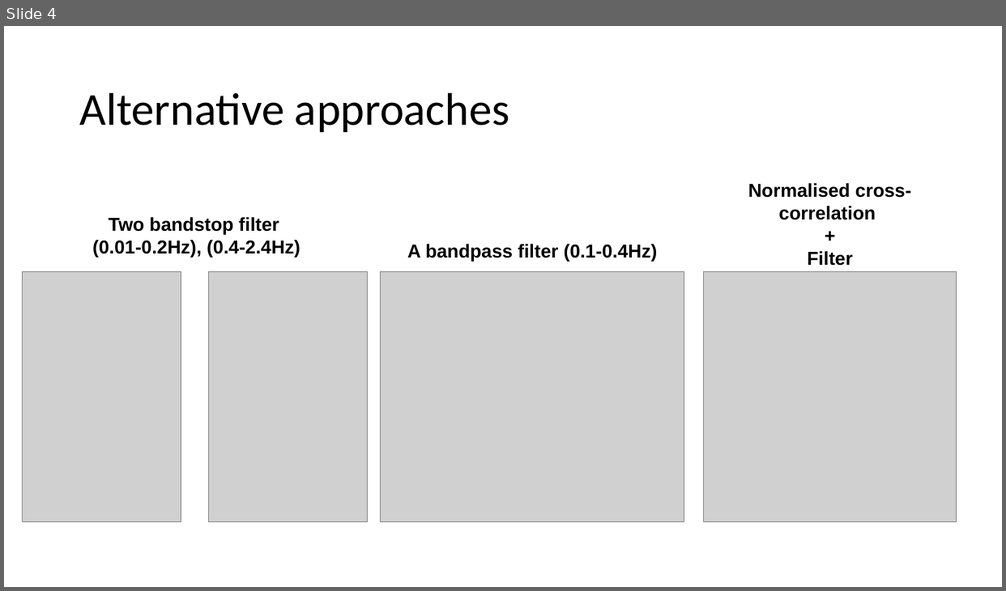
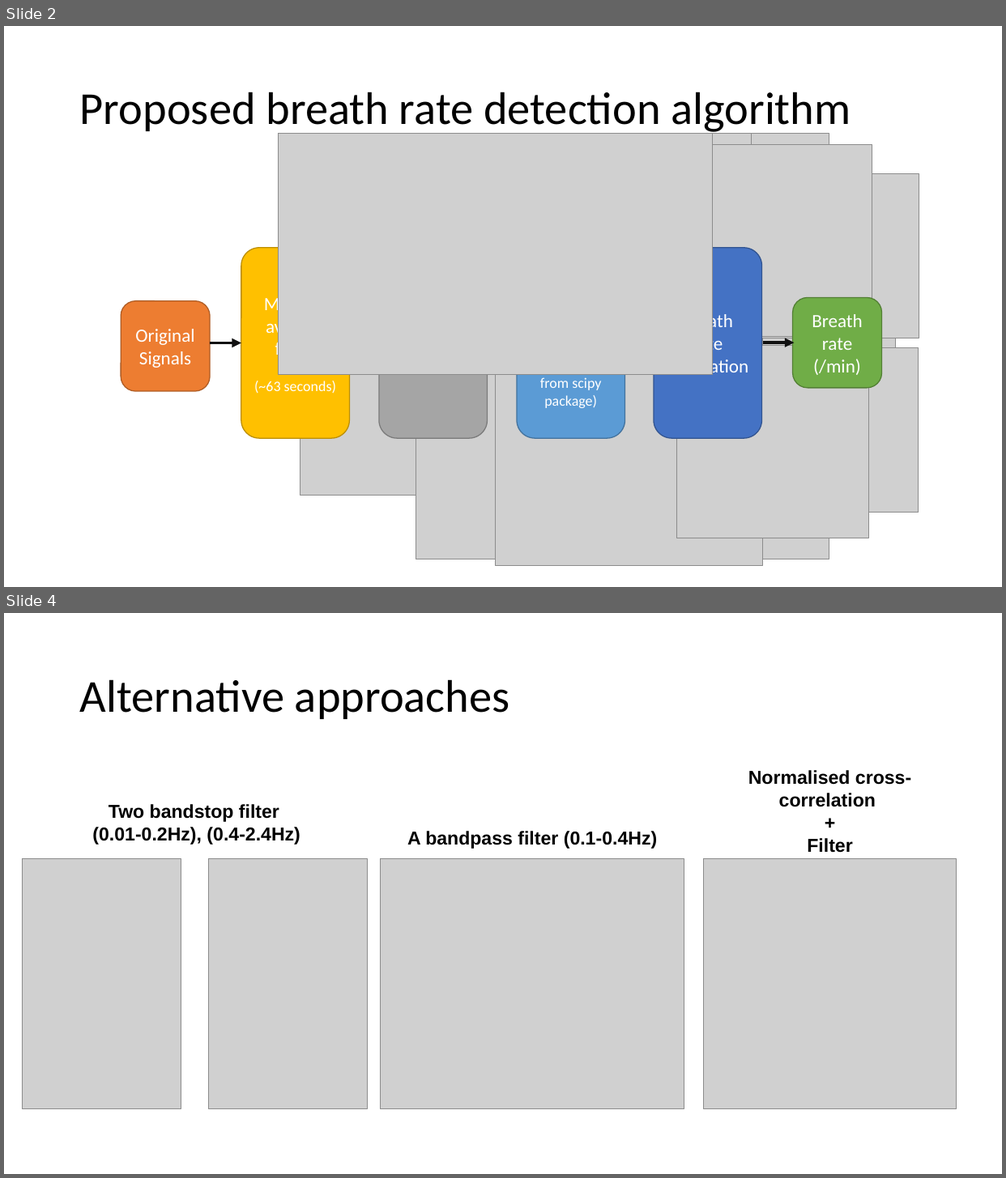
Before and after one commit to AoibheT-H/Algorithm_Challenge, a slide deck: Aoibhe_Turner_Heaney_Algorithm_Challenge_Presentation.pptx. Shown one above the other, each under a label of ours: slide 4 before the commit, slides 2 and 4 after it; the slides between them are not shown. The pictures are 1006x591 and 1006x1178 pixels, drawn with LibreOffice and Linux fonts; fonts in the diff are those of the drawing; grey boxes stand for pictures. Boxes give left, top, right and bottom in pixels: in the first picture for what was removed or moved away, otherwise in the second. Text is boxed around its words. In the diff, an @@ line names an element or a change of style, - is before the commit and + after.

```diff
--- a/Aoibhe_Turner_Heaney_Algorithm_Challenge_Presentation.pptx
+++ b/Aoibhe_Turner_Heaney_Algorithm_Challenge_Presentation.pptx
@@ slide 2 added at (4, 26, 1002, 587), background #FFFFFF @@
@@ title added at (80, 92, 850, 135), 44 pt, text #000000 @@
+Proposed breath rate detection algorithm
@@ picture added at (278, 133, 712, 375) @@
@@ picture added at (415, 134, 829, 560) @@
@@ picture added at (493, 133, 751, 326) @@
@@ picture added at (683, 145, 872, 337) @@
@@ picture added at (754, 173, 918, 339) @@
@@ picture added at (300, 197, 896, 495) @@
@@ rounded rectangle added at (241, 248, 350, 438), fill #FFC000, outline #BD8E00 1 pt, 18 pt, text #FFFFFF @@
+Moving-average filter
+(~63 seconds)
@@ rounded rectangle added at (379, 248, 488, 438), fill #A5A5A5, outline #7A7A7A 1 pt @@
@@ rounded rectangle added at (517, 248, 625, 438), fill #5B9BD5, outline #43739E 1 pt, 14 pt, text #FFFFFF @@
+Breath peaks identified
+(find_peaks() from scipy package)
@@ rounded rectangle added at (654, 248, 762, 438), fill #4472C4, outline #325491 1 pt, 18 pt, text #FFFFFF @@
+Breath rate calculation
@@ rounded rectangle added at (121, 301, 210, 392), fill #ED7D31, outline #AF5C24 1 pt, 18 pt, text #FFFFFF @@
+Original Signals
@@ rounded rectangle added at (793, 297, 882, 388), fill #70AD47, outline #538035 1 pt, 18 pt, text #FFFFFF @@
+Breath rate (/min)
@@ picture added at (496, 326, 763, 565) @@
@@ arrow added from (210, 344) to (241, 344), #111111 3 pt @@
@@ picture added at (677, 346, 868, 538) @@
@@ picture added at (754, 348, 918, 514) @@
@@ arrow added from (763, 343) to (795, 343), #111111 3 pt @@
```
Also in this commit, not shown: 3 slides changed.
